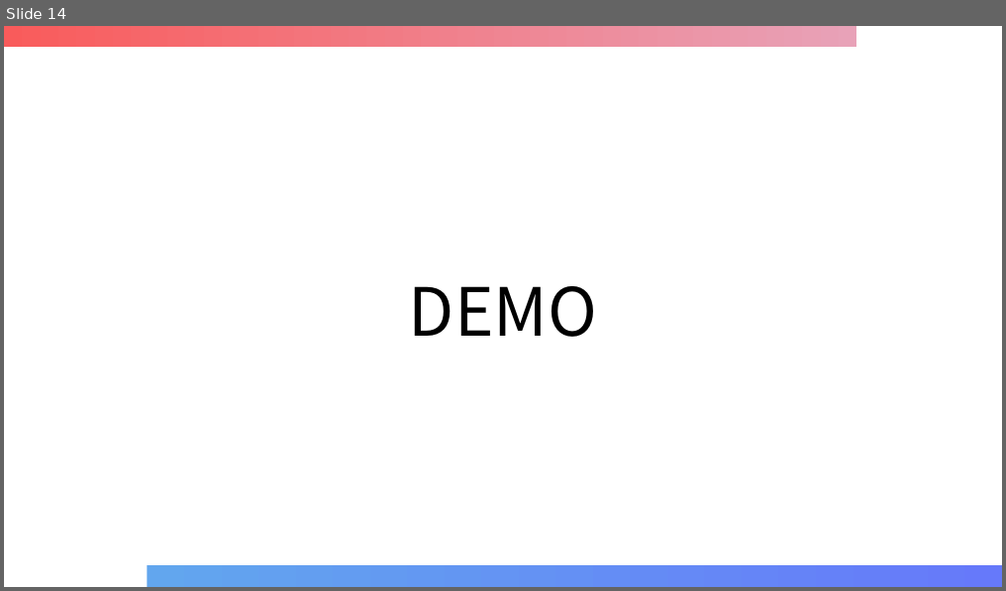
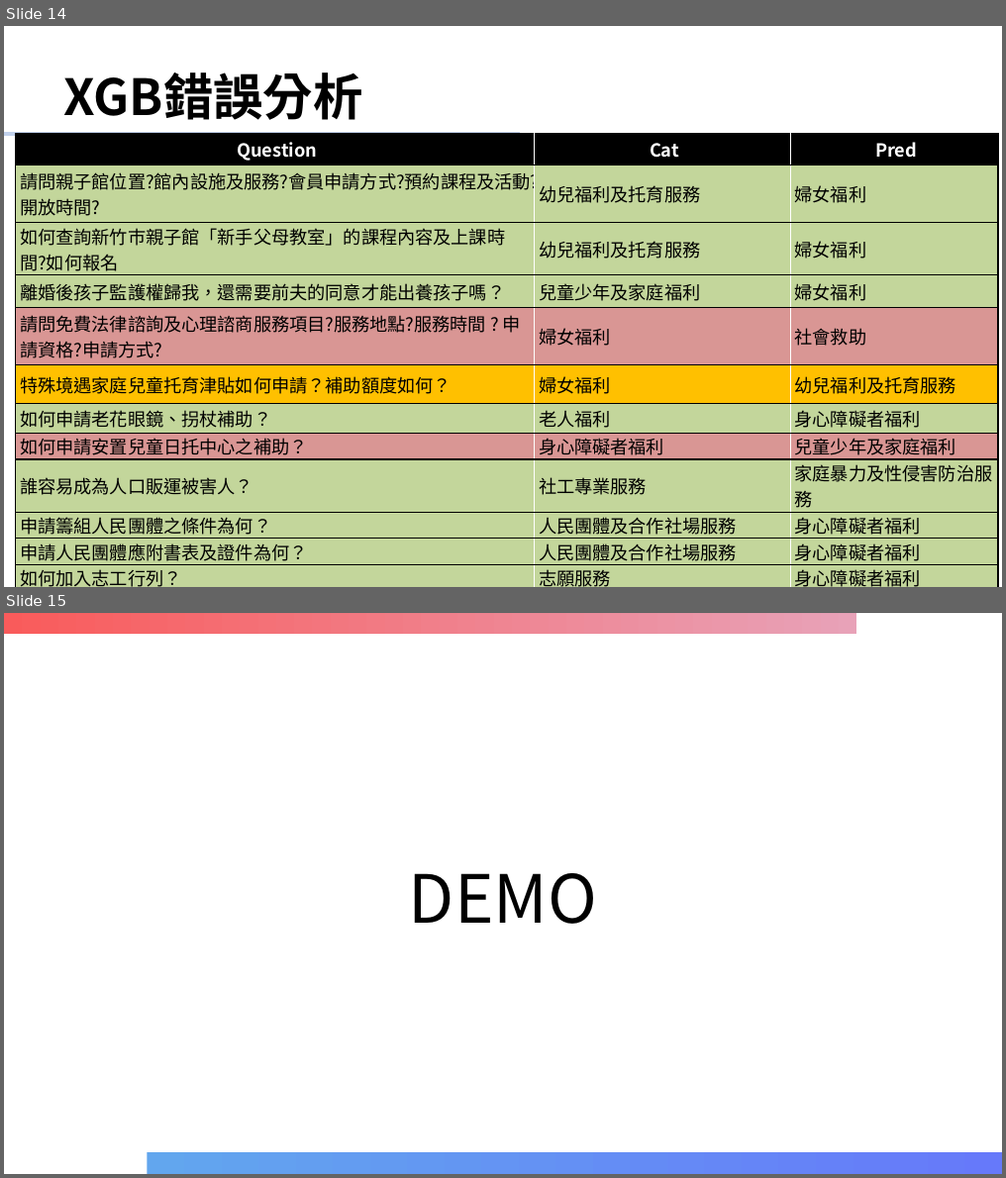
Before and after one commit to GoatWang/HsinchuHackthon_QA1999_ClassifierTraining, a slide deck: 1999問題分類器.pptx. Shown one above the other, each under a label of ours: slide 14 before the commit, slides 14 and 15 after it. The pictures are 1006x591 and 1006x1178 pixels, drawn with LibreOffice and Linux fonts; fonts in the diff are those of the drawing; background and template pictures are left out. Boxes give left, top, right and bottom in pixels: in the first picture for what was removed or moved away, otherwise in the second. Text is boxed around its words. In the diff, an @@ line names an element or a change of style, - is before the commit and + after.

```diff
--- a/1999問題分類器.pptx
+++ b/1999問題分類器.pptx
@@ slide 14 added at <box>4,26,1002,587</box>, background #FFFFFF @@
@@ rectangle added at <box>839,55,980,149</box>, fill #FFFFFF at 65% opacity @@
@@ title added at <box>63,73,362,120</box>, 36 pt, text #000000, bold @@
+XGB錯誤分析
@@ line added from (4, 134) to (520, 134), #C2D1ED 3.25 pt @@
@@ table added at <box>16,134,999,587</box>, 12 rows, 3 columns @@
+Question | Cat | Pred
+請問親子館位置?館內設施及服務?會員申請方式?預約課程及活動?開放時間? | 幼兒福利及托育服務 | 婦女福利
+如何查詢新竹巿親子館「新手父母教室」的課程內容及上課時 / 間?如何報名 | 幼兒福利及托育服務 | 婦女福利
+離婚後孩子監護權歸我，還需要前夫的同意才能出養孩子嗎？ | 兒童少年及家庭福利 | 婦女福利
+請問免費法律諮詢及心理諮商服務項目?服務地點?服務時間 ? 申請資格?申請方式? | 婦女福利 | 社會救助
+特殊境遇家庭兒童托育津貼如何申請？補助額度如何？ | 婦女福利 | 幼兒福利及托育服務
+如何申請老花眼鏡、拐杖補助？ | 老人福利 | 身心障礙者福利
+如何申請安置兒童日托中心之補助？ | 身心障礙者福利 | 兒童少年及家庭福利
+誰容易成為人口販運被害人？ | 社工專業服務 | 家庭暴力及性侵害防治服務
+申請籌組人民團體之條件為何？ | 人民團體及合作社場服務 | 身心障礙者福利
+申請人民團體應附書表及證件為何？ | 人民團體及合作社場服務 | 身心障礙者福利
+如何加入志工行列？ | 志願服務 | 身心障礙者福利
@@ page number added at <box>925,565,942,566</box>, 12 pt, text #8C8C8C @@
+14
@@ what was slide 14 is now slide 15 @@
```
Also in this commit, not shown: 2 slides changed, 1 slide removed.
